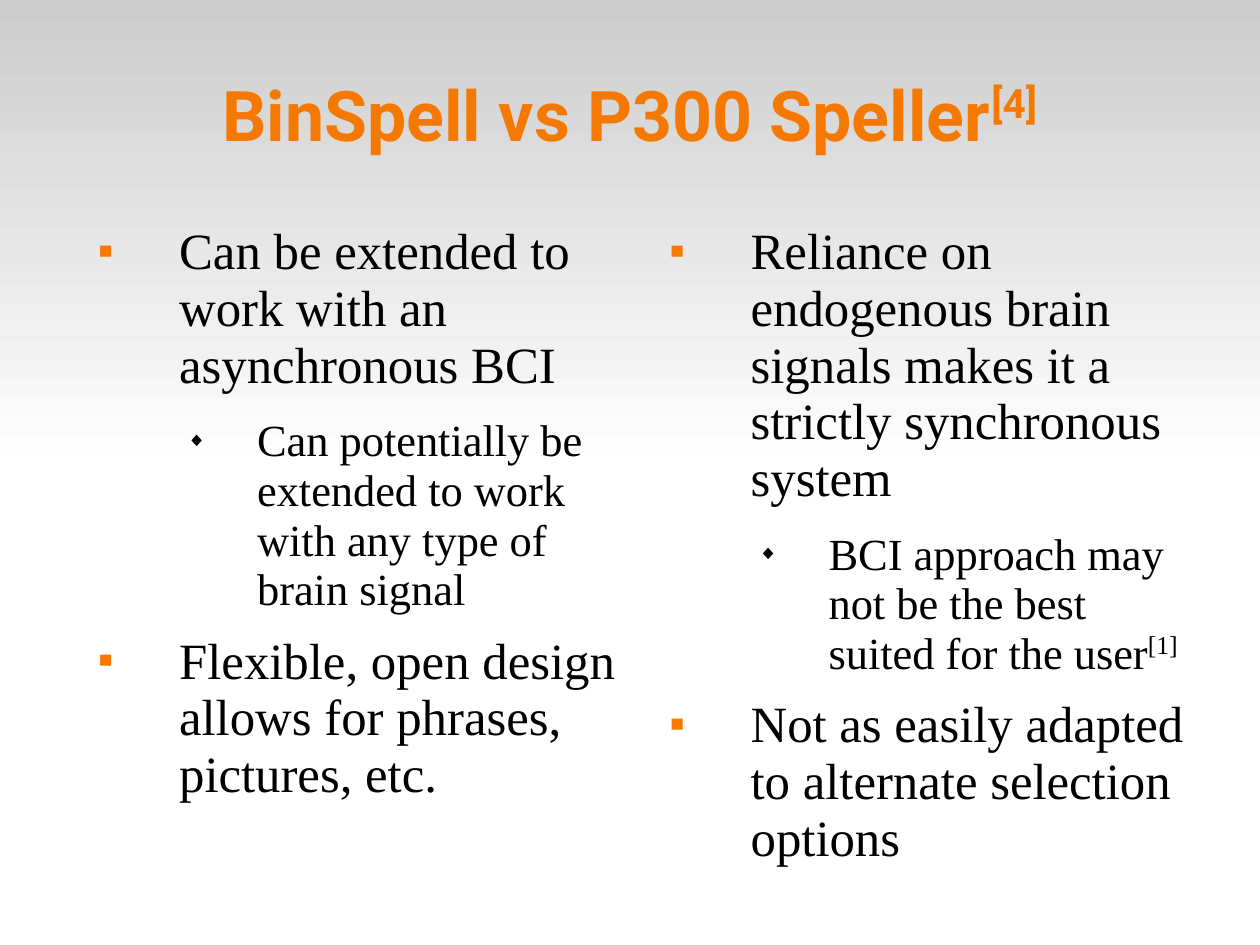
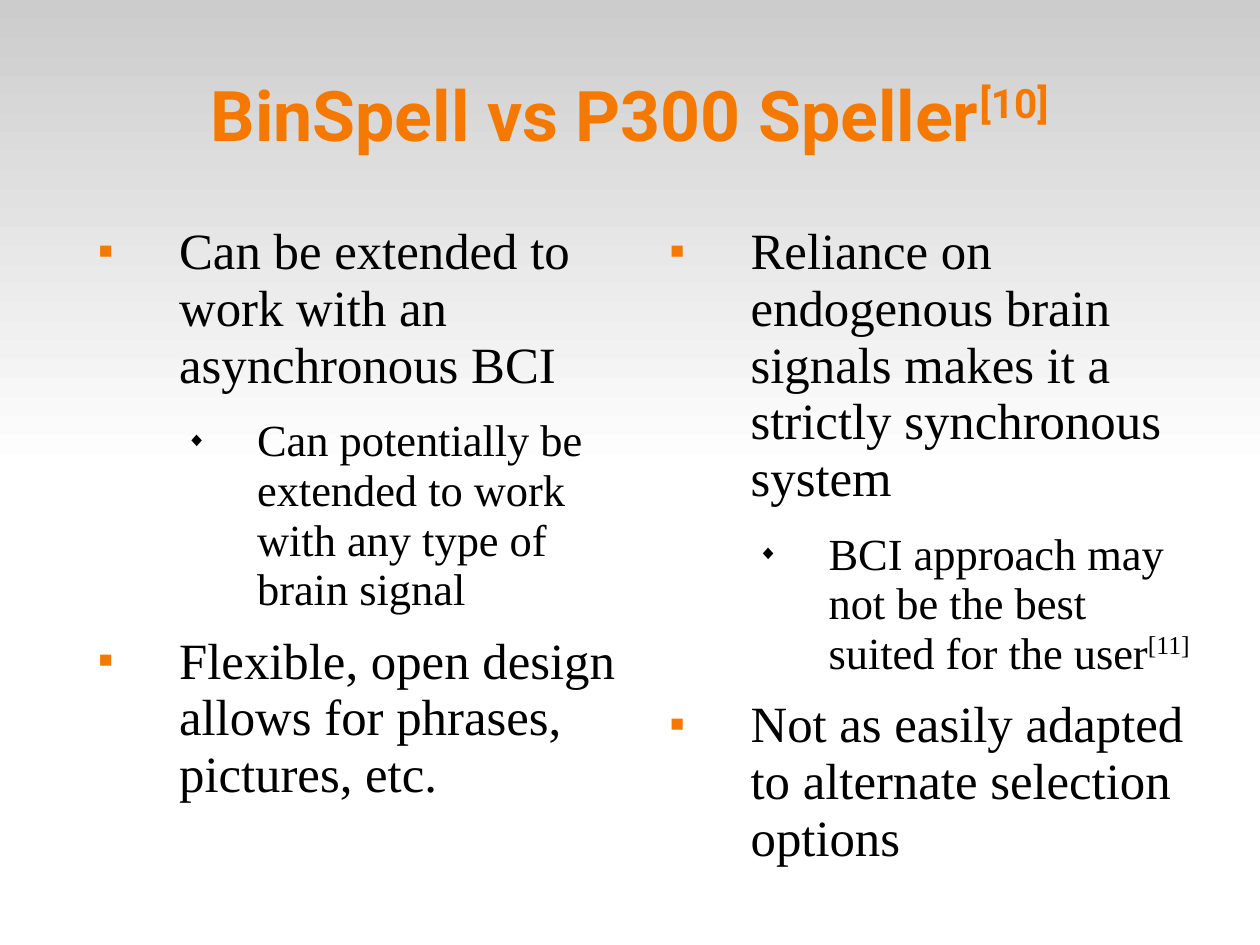
Before and after one commit to abdullah38rcc/BCI-Virtual-Keyboard, a slide deck: slide 19 of master's/docs/virtKey.ppt. Drawn at 1260x945 pixels with LibreOffice and Linux fonts; fonts in the diff are those of the drawing. Boxes give left, top, right and bottom in pixels: in the first picture for what was removed or moved away, otherwise in the second. Text is boxed around its words. In the diff, an @@ line names an element or a change of style, - is before the commit and + after.

```diff
--- a/master's/docs/virtKey.ppt
+++ b/master's/docs/virtKey.ppt
@@ title at box(211, 84, 1049, 155): text changed @@
-BinSpell vs P300 Speller[4]
+BinSpell vs P300 Speller[10]
@@ text at box(829, 539, 1190, 670): text changed @@
-  ◆ BCI approach may not be the best suited for the user[1]
+  ◆ BCI approach may not be the best suited for the user[11]
```
Also in this commit, not shown: 8 other slides changed, 1 slide added, 1 slide removed.
